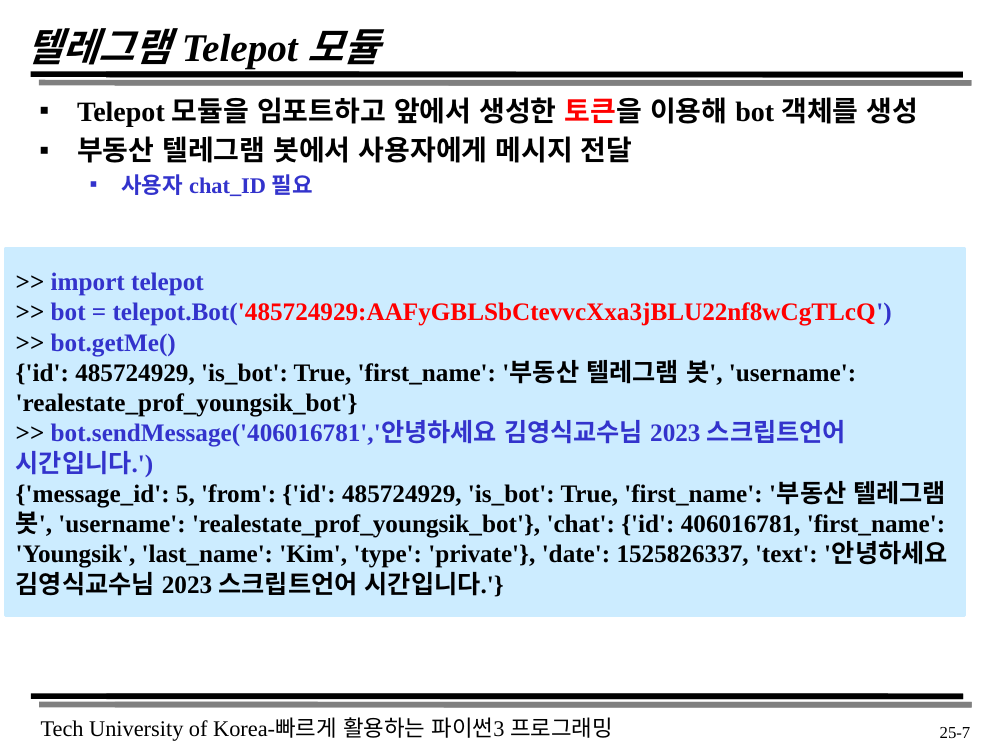
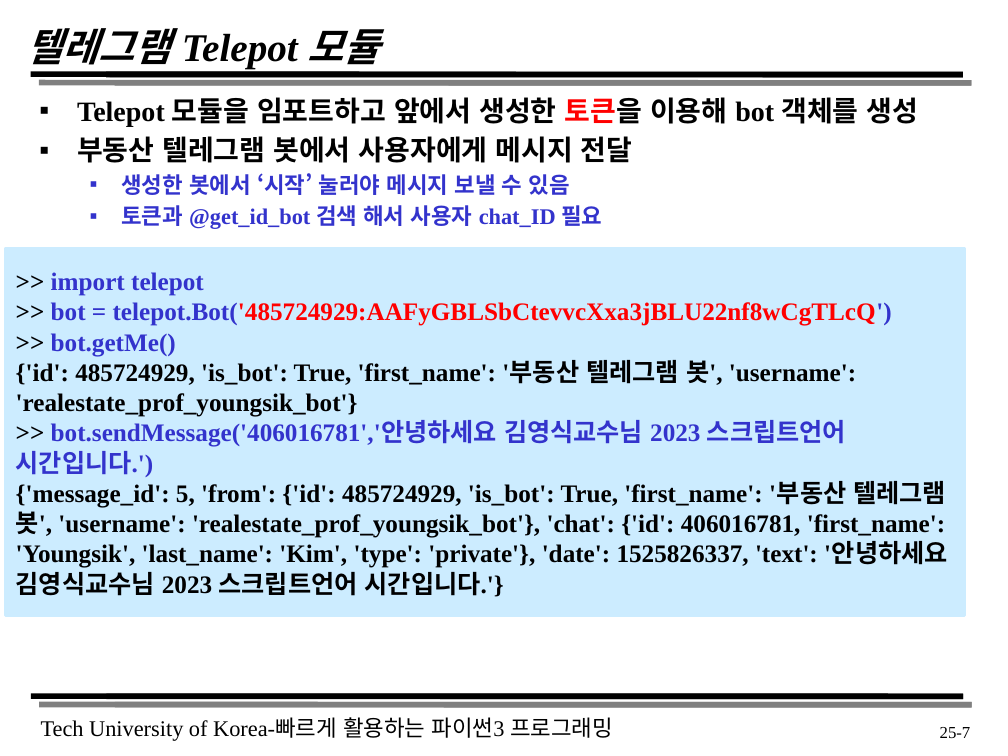
Before and after one commit to triglan/Y24_S1, a slide deck: slide 7 of Script/_LectureData/chapter25.pptx. Drawn at 1008x756 pixels with LibreOffice and Linux fonts; fonts in the diff are those of the drawing. Boxes give left, top, right and bottom in pixels: in the first picture for what was removed or moved away, otherwise in the second. Text is boxed around its words. In the diff, an @@ line names an element or a change of style, - is before the commit and + after.

```diff
--- a/Script/_LectureData/chapter25.pptx
+++ b/Script/_LectureData/chapter25.pptx
@@ text at [121,173,602,229]: text changed @@
-  ▪ 사용자 chat_ID 필요
+  ▪ 생성한 봇에서 ‘시작’ 눌러야 메시지 보낼 수 있음
+  ▪ 토큰과 @get_id_bot 검색 해서 사용자 chat_ID 필요
```
Also in this commit, not shown: 1 other slide changed, 1 slide added, 3 other files.
